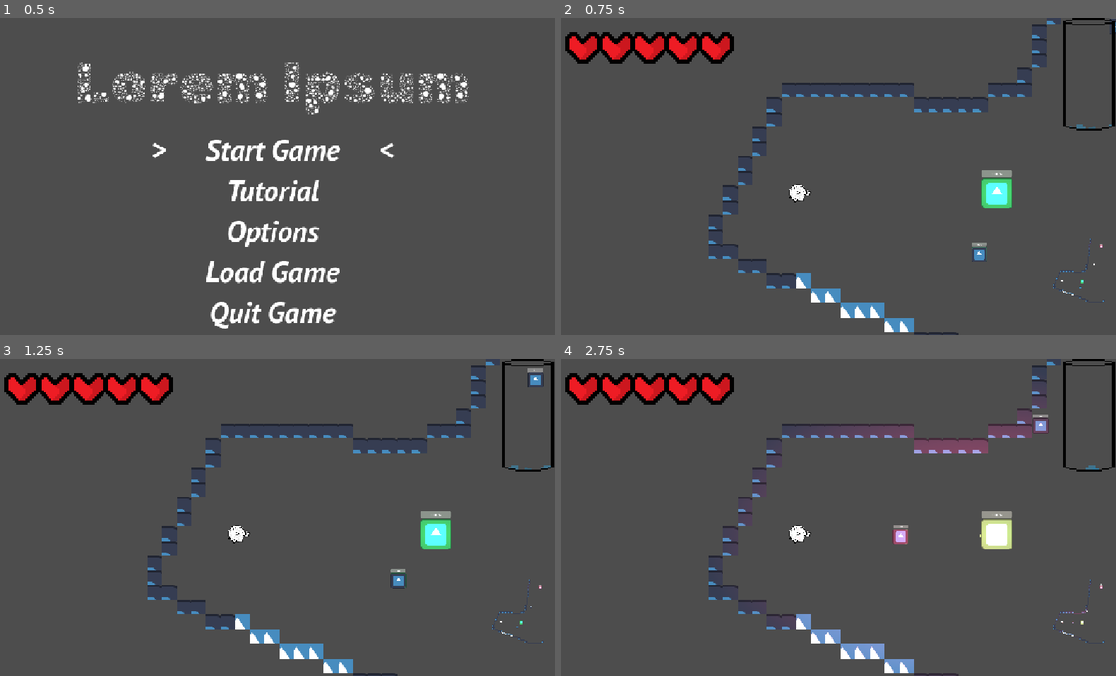
Above: before the commit, frames 1-4 (two rows, left to right).
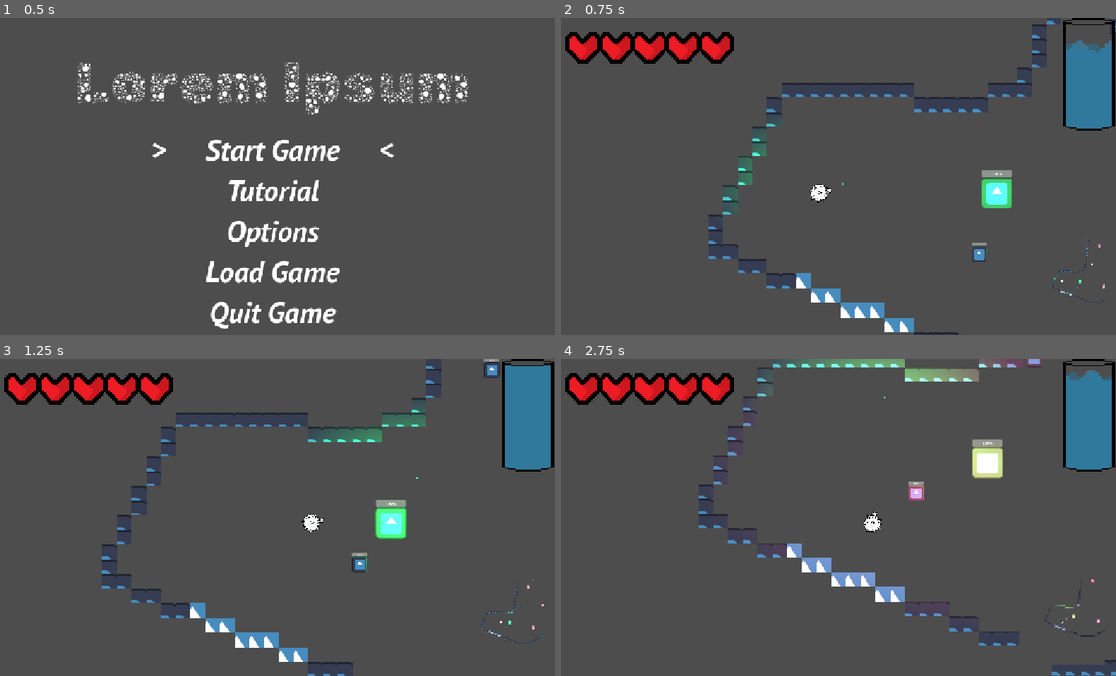
Above: after the commit, the same moments.

Repository: HippoProgrammer/game-jam-game
Game: Godot game, scene res://scenes/ui/main-menu.tscn
Same seed, same stepped clock (60 frames per second), same inputs: the game is played once before the commit and once after it. The engine's default icon, where the game draws it, is replaced by a stand-in: a white triangle on a blue panel in a dark square.
Inputs (mouse positions are in pixels of both pictures, inside the frame that each line leads up to):
- Up to frame 1 (0.5 s): no input
- Up to frame 2 (0.75 s): tap Enter (ui_accept) at 0.5 s; move the mouse to (960, 160) at 0.52 s; hold Right (ui_right) from 0.53 s (still down); click (960, 160) at 0.6 s
- Up to frame 3 (1.25 s): keep holding Right (ui_right); tap Enter (ui_accept) at 0.77 s
- Up to frame 4 (2.75 s): move the mouse to (721, 533) at 1.27 s; release Right (ui_right) at 1.28 s; hold Down (ui_down) 1.28-2.03 s; right-click (721, 533) at 1.35 s; tap Enter (ui_accept) at 1.52 s; move the mouse to (888, 447) at 2.02 s; hold Right (ui_right) from 2.03 s (still down); click (888, 447) at 2.1 s

Frame 1 is identical in both runs. In frame 2, 3.2% of the frame differs, in the area x 29-100%, y 7-90%; in frame 3, 8.9%; in frame 4, 11%, in the area x 24-100%, y 0-100%.
Error before the commit: Parse Error: Unindent doesn't match the previous indentation level. (res://scripts/character.gd:123)

Commit message:
Fixing PR-related Issues

Diff:
--- a/scripts/character.gd
+++ b/scripts/character.gd
@@ -119,13 +119,13 @@
 			antigen.global_transform = antigen_spawner.global_transform + x
 			antigen.set_meta("attack_damage",attack_damage)
 	else:
-			var antigen = antigen_scene.instantiate()
-	    Events.player_shoot.emit()
-	    owner.add_child(antigen)
-	    antigen.set_meta("attack_damage",attack_damage)
-
-	    antigen.global_position = global_position
-  	  antigen.velocity = (get_global_mouse_position() - global_position).normalized() * antigen_speed
+		var antigen = antigen_scene.instantiate()
+		Events.player_shoot.emit()
+		owner.add_child(antigen)
+		antigen.set_meta("attack_damage",attack_damage)
+
+		antigen.global_position = global_position
+		antigen.velocity = (get_global_mouse_position() - global_position).normalized() * antigen_speed
 
 func dash():
 	if dashing:
--- a/scripts/ui/hud.gd
+++ b/scripts/ui/hud.gd
@@ -11,7 +11,7 @@
 
 func _ready() -> void:
 	character.health_changed.connect(_on_health_change)
-	Events.notify_send.connect(_notify)
+	#Events.notify_send.connect(_notify) # SuitablyMysterious, please can you make this work when you see this?
 
 # User functions
 
